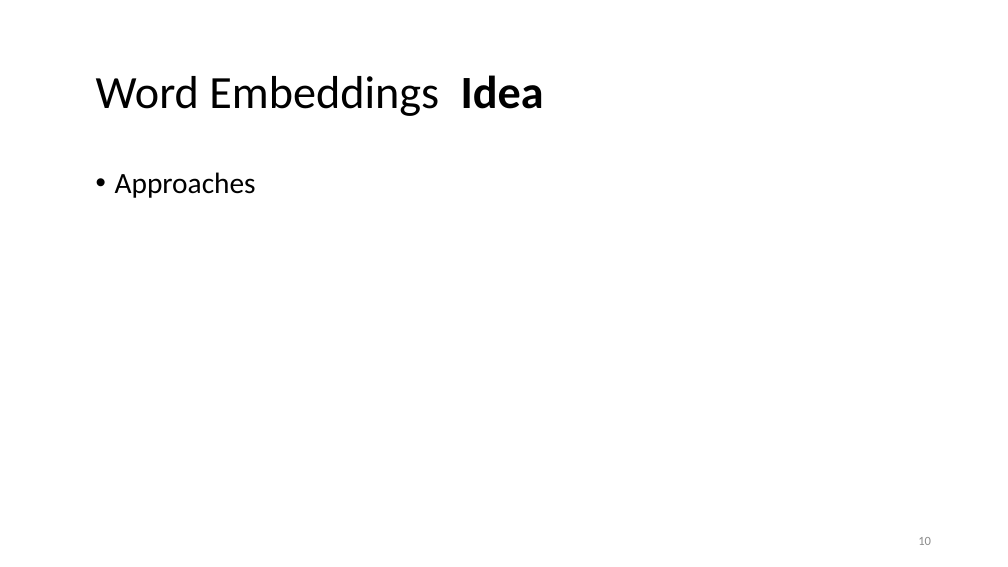
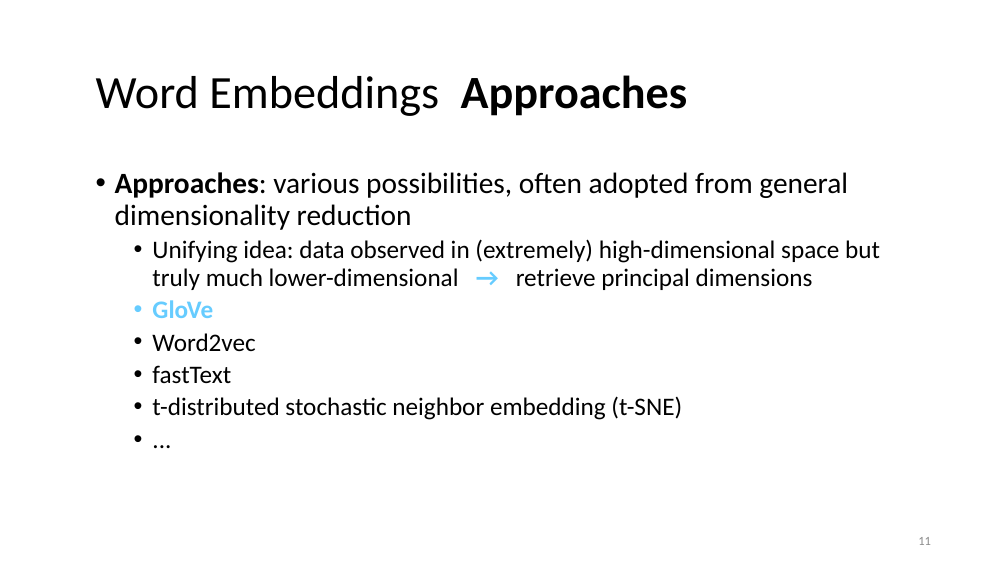
Before and after one commit to lisa-wm/consulting, a slide deck: slide 11 of 5_seminar/Contents_Part_02/slides/slides_II_3.pptx (slide 10 before the commit). Drawn at 1008x567 pixels with LibreOffice and Linux fonts; fonts in the diff are those of the drawing. Boxes give left, top, right and bottom in pixels: in the first picture for what was removed or moved away, otherwise in the second. Text is boxed around its words. In the diff, an @@ line names an element or a change of style, - is before the commit and + after.

Commit message:
finished slides on embeddings and fixed bug in emb code

```diff
--- a/5_seminar/Contents_Part_02/slides/slides_II_3.pptx
+++ b/5_seminar/Contents_Part_02/slides/slides_II_3.pptx
@@ title at [96,75,688,116]: text changed @@
-Word Embeddings Idea
+Word Embeddings Approaches
@@ text at [115,172,880,420]: text changed; size 28 to 24 pt @@
-• Approaches
+• Approaches: various possibilities, often adopted from general dimensionality reduction
+  • Unifying idea: data observed in (extremely) high-dimensional space but truly much lower-dimensional → retrieve principal dimensions
+  • GloVe
+  • Word2vec
+  • fastText
+  • t-distributed stochastic neighbor embedding (t-SNE)
+  • ...
@@ page number at [918,537,931,545]: text changed @@
-10
+11
```
Also in this commit, not shown: 3 other slides changed, 4 slides added, 5 other files.
